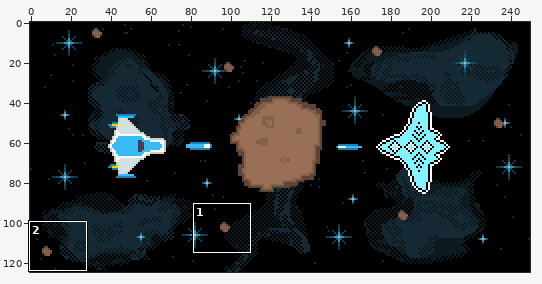
Edited in one commit: pixel-art file (assets/Art/itch/itch-project-banner.ase). The picture above shows the old version from afar; the outline marks the close-up.
Close-up. As it was:
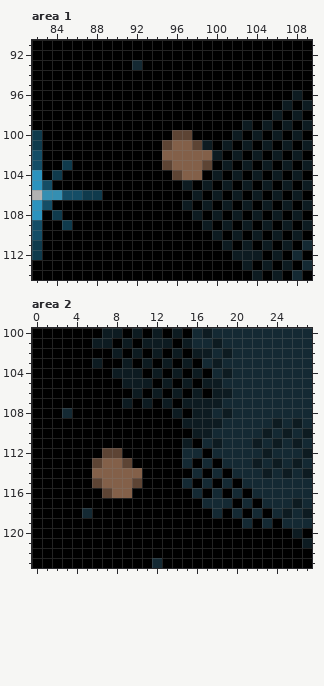
250x125 pixels, 1 frame. Shown: area 1: x 82..109, y 91..114; area 2: x 0..27, y 100..123. The commit also changed other parts of the picture, which this record leaves out.
After the commit:
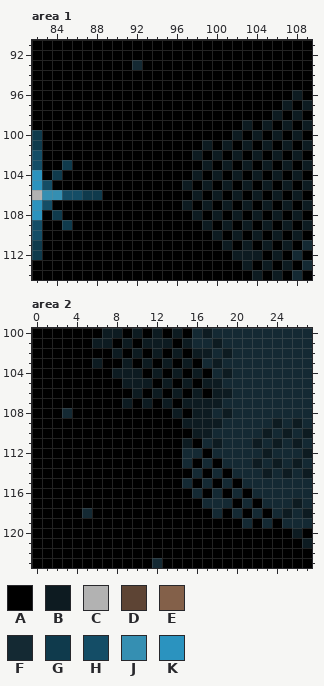
Palette (. is transparent): A #000000  B #0d1b21  C #b2b2b2  D #5d4434  E #836049  F #142933  G #0f3a4c  H #144d66  J #358fb2  K #2b93bf
Diff:
layer "Asteroids" now hidden
--- area 1
@@ x 93..101 @@
  99 AAAAAAAAA
-100 AAADDAAAA
-101 AADEEDBAB
-102 AAEEEEEBA
-103 AADEEEDAB
-104 AAADEEABA
+100 AAAAAAAAA
+101 AAAAAABAB
+102 AAAAABABA
+103 AAAAAABAB
+104 AAAAABABA
 105 AAAABABAB
--- area 2
@@ x 4..12 @@
 111 AAAAAAAAA
-112 AAADDAAAA
-113 AADEEDAAA
-114 AAEEEEEAA
-115 AADEEEDAA
-116 AAADEEAAA
+112 AAAAAAAAA
+113 AAAAAAAAA
+114 AAAAAAAAA
+115 AAAAAAAAA
+116 AAAAAAAAA
 117 AAAAAAAAA
Boxes around the changes in both close-ups, in picture pixels (x1, y1, x2, y2):
changed: (162, 130, 212, 180)
changed: (92, 448, 142, 498)
